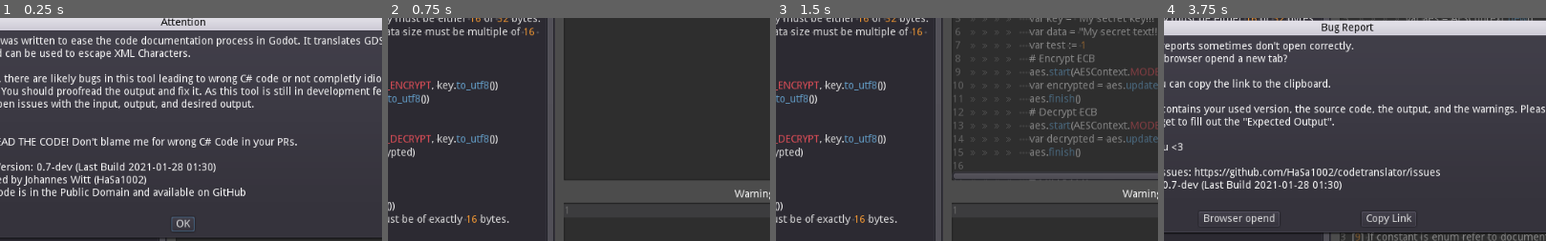
Above: before the commit, frames 1-4 (left to right).
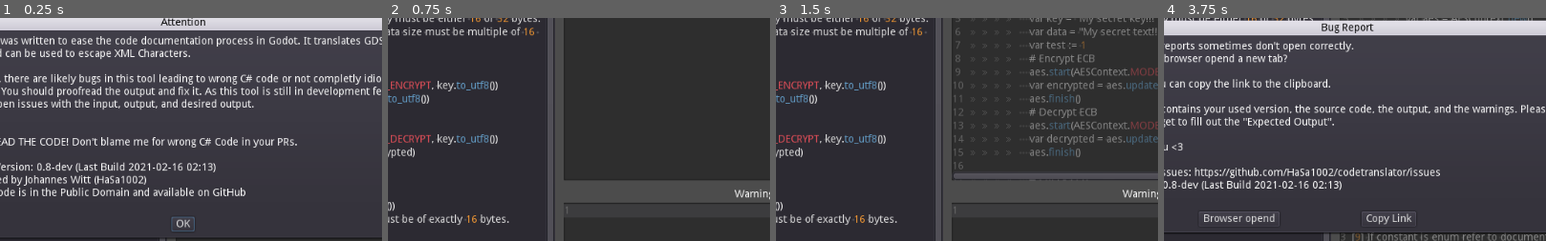
Above: after the commit, the same moments.

Repository: HaSa1002/codetranslator
Game: Godot game, scene res://Translator.tscn
Two runs of this game, one before a commit and one after it. Both use one fixed random seed, a clock stepped at 60 frames per second and the inputs below.
Inputs:
- Up to frame 1 (0.25 s): no input
- Up to frame 2 (0.75 s): click "OK" at 0.5 s
- Up to frame 3 (1.5 s): click "Escape XML" at 1.25 s
- Up to frame 4 (3.75 s): click "Output C#" at 2 s; click "Regenerate" at 2.75 s; click "Report Bug" at 3.5 s
The pictures show only the part of the screen within x 26-76%, y 24-74%; the shares and areas given below are measured in that part.

The runs differ from the first frame. In frame 1, 0.2% of the frame differs, in the area x 12-56%, y 64-69%; in frame 2, nothing differs; in frame 3, nothing differs; in frame 4, 0.2%.

Commit message:
Bump version to ` 0.8-dev `

Diff:
--- a/Translator.gd
+++ b/Translator.gd
@@ -9,7 +9,7 @@
 
 
 const GITHUB_URL = "https://github.com/HaSa1002/codetranslator/"
-const VERSION = "0.7-dev (Last Build 2021-01-28 01:30)"
+const VERSION = "0.8-dev (Last Build 2021-02-16 02:13)"
 
 
 export var bug_report_popup : NodePath
